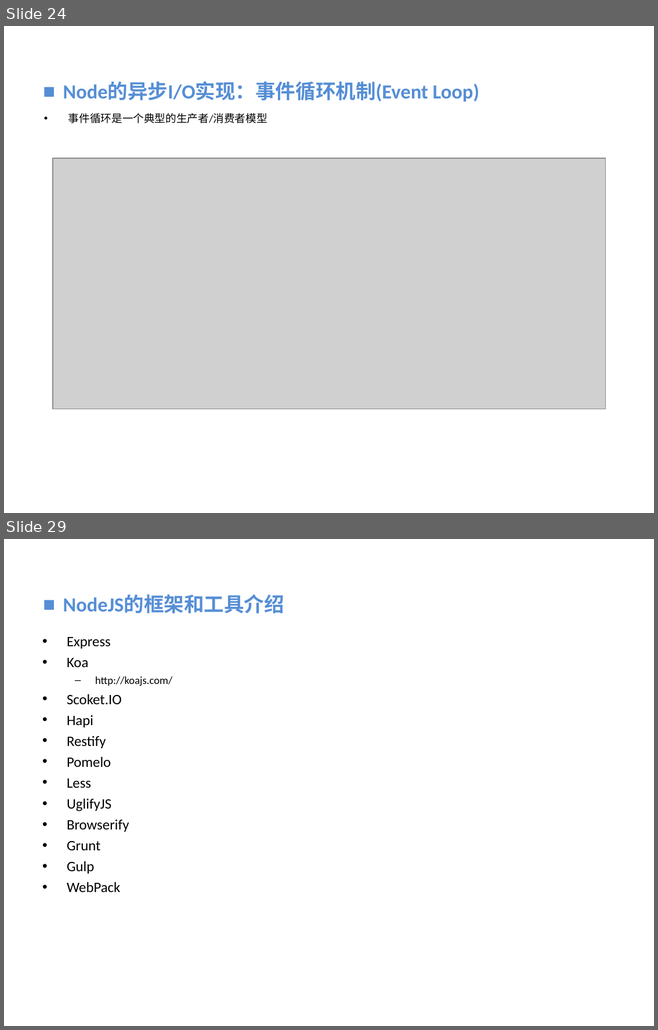
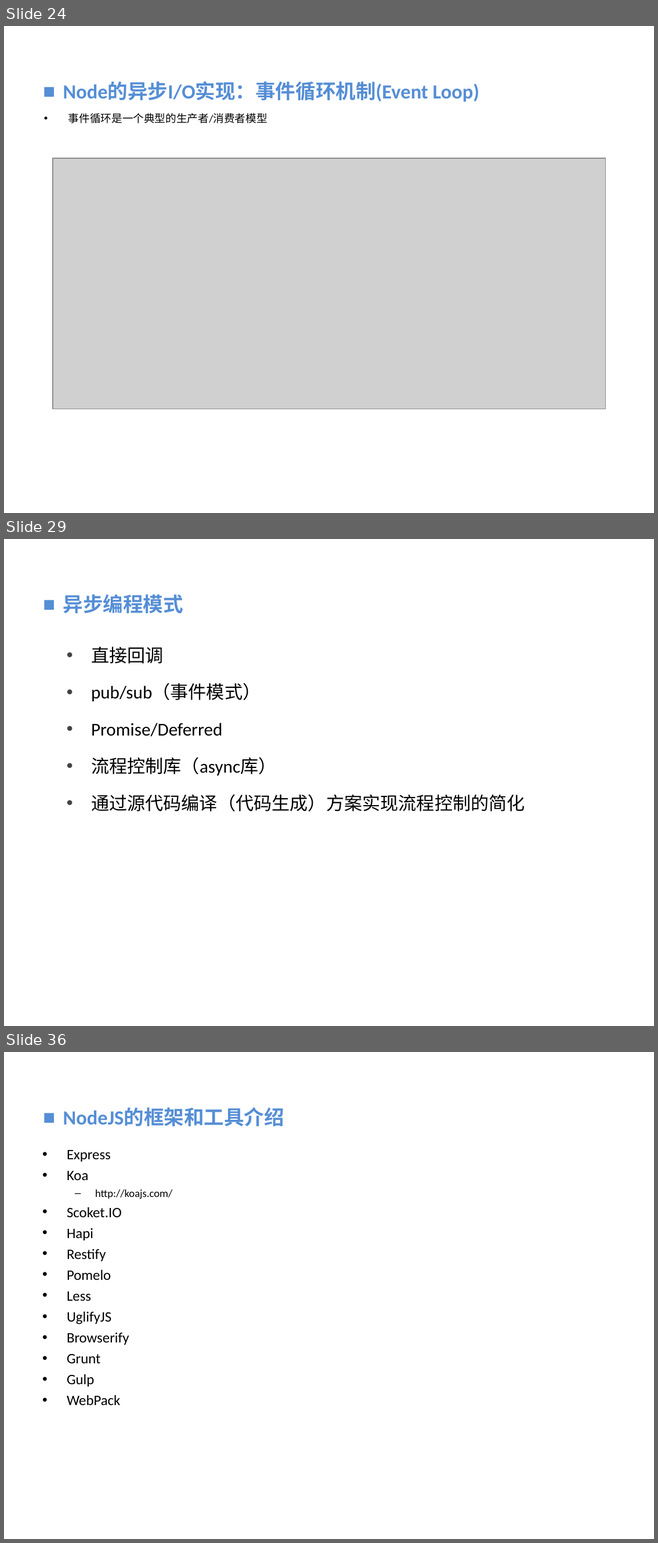
Before and after one commit to vaik/Documents, a slide deck: 我的分享/NodeJS基础概念理解.ppt. Shown one above the other, each under a label of ours: slides 24 and 29 before the commit, slides 24, 29 and 36 after it; the slides between them are not shown. The pictures are 658x1030 and 658x1543 pixels, drawn with LibreOffice and Linux fonts; fonts in the diff are those of the drawing; grey boxes stand for pictures; background and template pictures are left out. Boxes give left, top, right and bottom in pixels: in the first picture for what was removed or moved away, otherwise in the second. Text is boxed around its words. In the diff, an @@ line names an element or a change of style, - is before the commit and + after.

```diff
--- a/我的分享/NodeJS基础概念理解.ppt
+++ b/我的分享/NodeJS基础概念理解.ppt
@@ slide 29 added at (4, 539, 654, 1026), background picture (left out) @@
@@ text added at (63, 594, 183, 613), 22.2 pt, text #558ED5, bold @@
+■ 异步编程模式
@@ text added at (91, 647, 525, 812), 20 pt, text #000000 @@
+  • 直接回调
+  • pub/sub（事件模式）
+  • Promise/Deferred
+  • 流程控制库（async库）
+  • 通过源代码编译（代码生成）方案实现流程控制的简化
@@ what was slide 29 is now slide 36 @@
```
Also in this commit, not shown: 2 slides changed, 10 other slides added, 4 slides removed.
